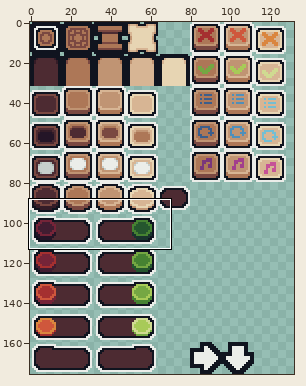
Edited in one commit: pixel-art file (assets/sprites/ui/menu-assets/atlas_ui.aseprite). Above: a wide view before the commit, with the close-up outlined.
Close-up. Before the edit:
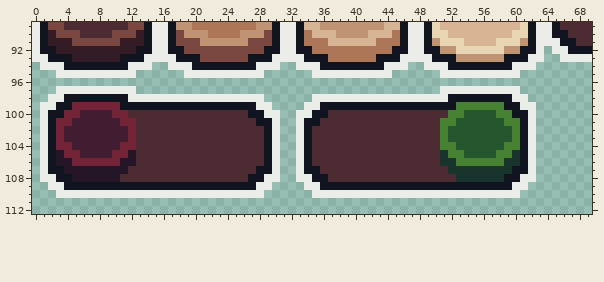
144x176 pixels, 1 frame. Shown: x 0..69, y 89..112. The wide view leaves out empty margins.
After the commit:
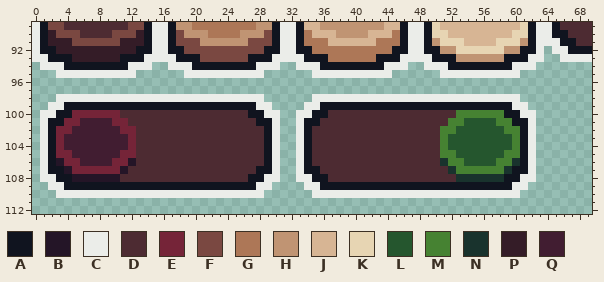
Palette (. is transparent): A #10141f  B #241527  C #ebede9  D #4d2b32  E #752438  F #7a4841  G #ad7757  H #c09473  J #d7b594  K #e7d5b3  L #25562e  M #468232  N #19332d  P #341c27  Q #411d31
The exact change:
@@ x 0..69 @@
  96 ......................................................................
- 97 ...CCCCCCCCCC......................................CCCCCCCCCC.........
- 98 ..CCAAAAAAAACCCCCCCCCCCCCCCCC......CCCCCCCCCCCCCCCCCAAAAAAAACC........
- 99 .CCAAEEEEEEAAAAAAAAAAAAAAAAACC....CCAAAAAAAAAAAAAAAAAMMMMMMAACC.......
-100 .CAAEEQQQQEEDDDDDDDDDDDDDDDAACC..CCAADDDDDDDDDDDDDDDMMLLLLMMAAC.......
-101 .CAEEQQQQQQEEDDDDDDDDDDDDDDDAAC..CAADDDDDDDDDDDDDDDMMLLLLLLMMAC.......
-102 .CAEQQQQQQQQEDDDDDDDDDDDDDDDDAC..CADDDDDDDDDDDDDDDDMLLLLLLLLMAC.......
+ 97 ......................................................................
+ 98 ...CCCCCCCCCCCCCCCCCCCCCCCCCC......CCCCCCCCCCCCCCCCCCCCCCCCCC.........
+ 99 ..CCAAAAAAAAAAAAAAAAAAAAAAAACC....CCAAAAAAAAAAAAAAAAAAAAAAAACC........
+100 .CCAAEEEEEEDDDDDDDDDDDDDDDDAACC..CCAADDDDDDDDDDDDDDDDMMMMMMAACC.......
+101 .CAAEEQQQQEEDDDDDDDDDDDDDDDDAAC..CAADDDDDDDDDDDDDDDDMMLLLLMMAAC.......
+102 .CAEEQQQQQQEEDDDDDDDDDDDDDDDDAC..CADDDDDDDDDDDDDDDDMMLLLLLLMMAC.......
 103 .CAEQQQQQQQQEDDDDDDDDDDDDDDDDAC..CADDDDDDDDDDDDDDDDMLLLLLLLLMAC.......
-104 .CAEEQQQQQQEEDDDDDDDDDDDDDDDDAC..CADDDDDDDDDDDDDDDDMMLLLLLLMMAC.......
-105 .CABEEQQQQEEBDDDDDDDDDDDDDDDDAC..CADDDDDDDDDDDDDDDDNMMLLLLMMNAC.......
-106 .CABBEEEEEEBBDDDDDDDDDDDDDDDDAC..CADDDDDDDDDDDDDDDDNNMMMMMMNNAC.......
-107 .CAABBBBBBBBDDDDDDDDDDDDDDDDAAC..CAADDDDDDDDDDDDDDDDNNNNNNNNAAC.......
+104 .CAEQQQQQQQQEDDDDDDDDDDDDDDDDAC..CADDDDDDDDDDDDDDDDMLLLLLLLLMAC.......
+105 .CAEEQQQQQQEEDDDDDDDDDDDDDDDDAC..CADDDDDDDDDDDDDDDDMMLLLLLLMMAC.......
+106 .CABEEQQQQEEBDDDDDDDDDDDDDDDDAC..CADDDDDDDDDDDDDDDDNMMLLLLMMNAC.......
+107 .CAABEEEEEEBDDDDDDDDDDDDDDDDAAC..CAADDDDDDDDDDDDDDDDNMMMMMMNAAC.......
 108 .CCAABBBBBBDDDDDDDDDDDDDDDDAACC..CCAADDDDDDDDDDDDDDDDNNNNNNAACC.......
